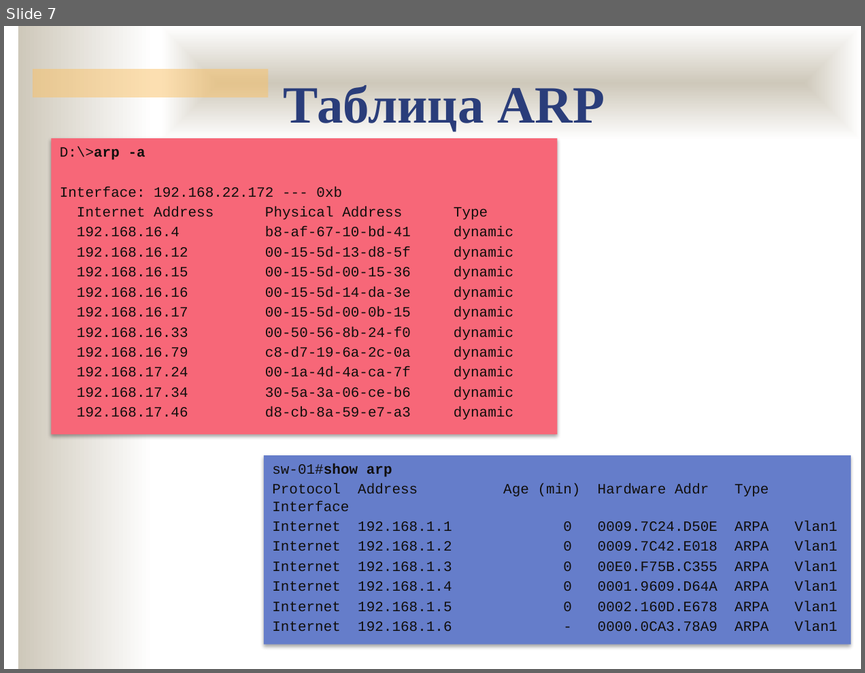
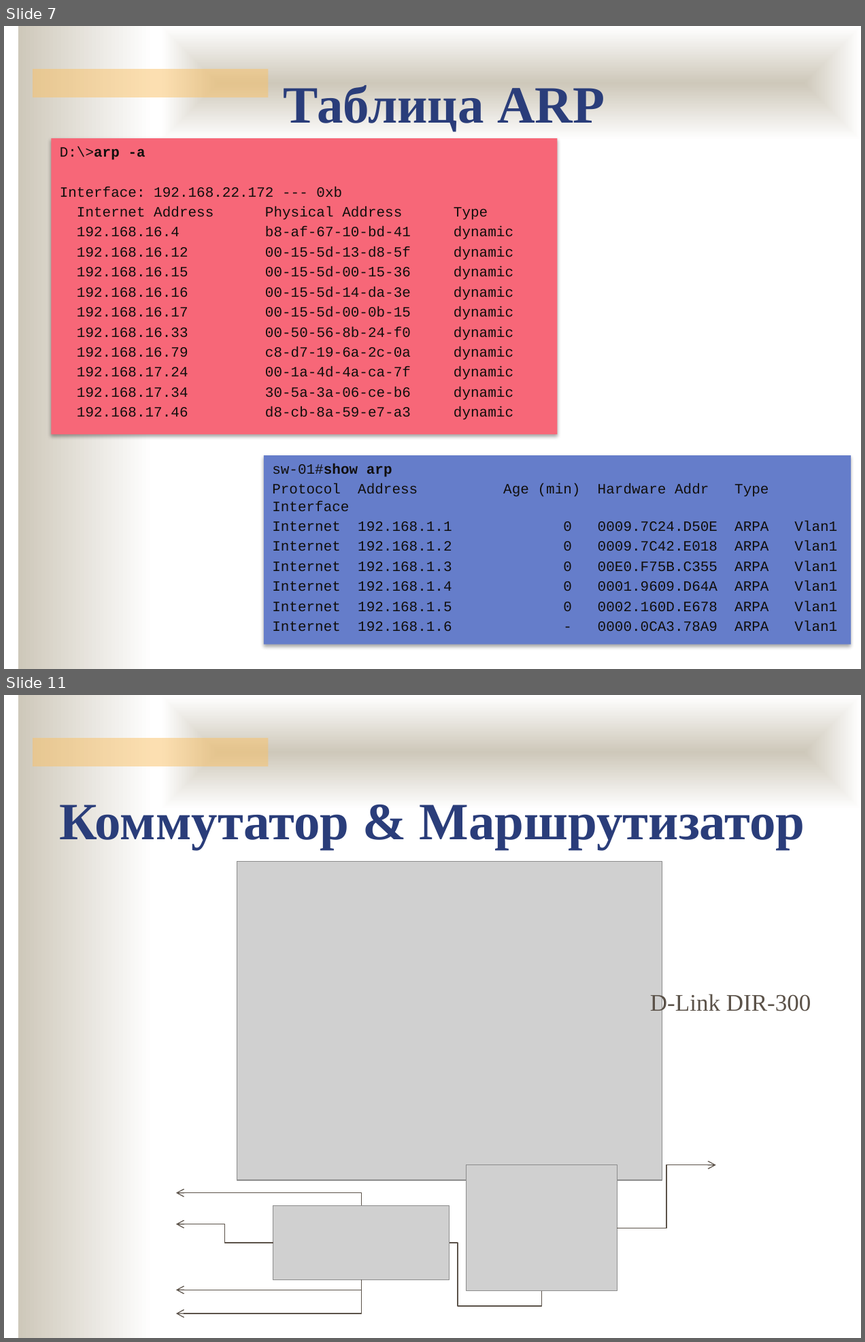
Before and after one commit to ukoloff/nets, a slide deck: 10.pptx. Shown one above the other, each under a label of ours: slide 7 before the commit, slides 7 and 11 after it; the slides between them are not shown. The pictures are 865x673 and 865x1342 pixels, drawn with LibreOffice and Linux fonts; fonts in the diff are those of the drawing; grey boxes stand for pictures; background and template pictures are left out. Boxes give left, top, right and bottom in pixels: in the first picture for what was removed or moved away, otherwise in the second. Text is boxed around its words. In the diff, an @@ line names an element or a change of style, - is before the commit and + after.

```diff
--- a/10.pptx
+++ b/10.pptx
@@ slide 11 added at (4,695,861,1338), background #FFFFFF; not listed: 3 template elements that a slide beside it also shows @@
@@ text added at (60,798,805,849), 44 pt, text #2A3D7A, bold @@
+Коммутатор & Маршрутизатор
@@ picture added at (237,861,662,1180) @@
@@ text added at (650,991,811,1015), 20 pt, text #5B5249 @@
+D-Link DIR-300
@@ picture added at (466,1164,617,1291) @@
@@ elbow arrow added from (617, 1228) to (716, 1164), #5B5249 0.75 pt @@
@@ elbow arrow added from (361, 1205) to (176, 1193), #5B5249 0.75 pt @@
@@ elbow arrow added from (273, 1242) to (176, 1223), #5B5249 0.75 pt @@
@@ picture added at (273,1205,449,1279) @@
@@ elbow line added from (449, 1242) to (541, 1291), #5B5249 0.75 pt @@
@@ elbow arrow added from (361, 1279) to (176, 1289), #5B5249 0.75 pt @@
@@ elbow arrow added from (361, 1279) to (176, 1312), #5B5249 0.75 pt @@
```
Also in this commit, not shown: 6 slides changed, 7 other slides added.
